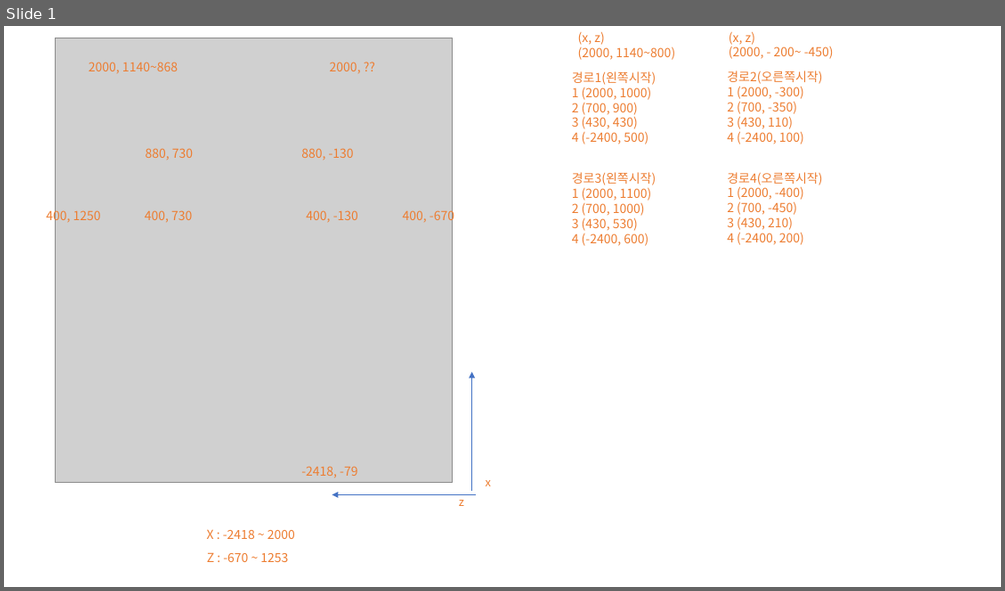
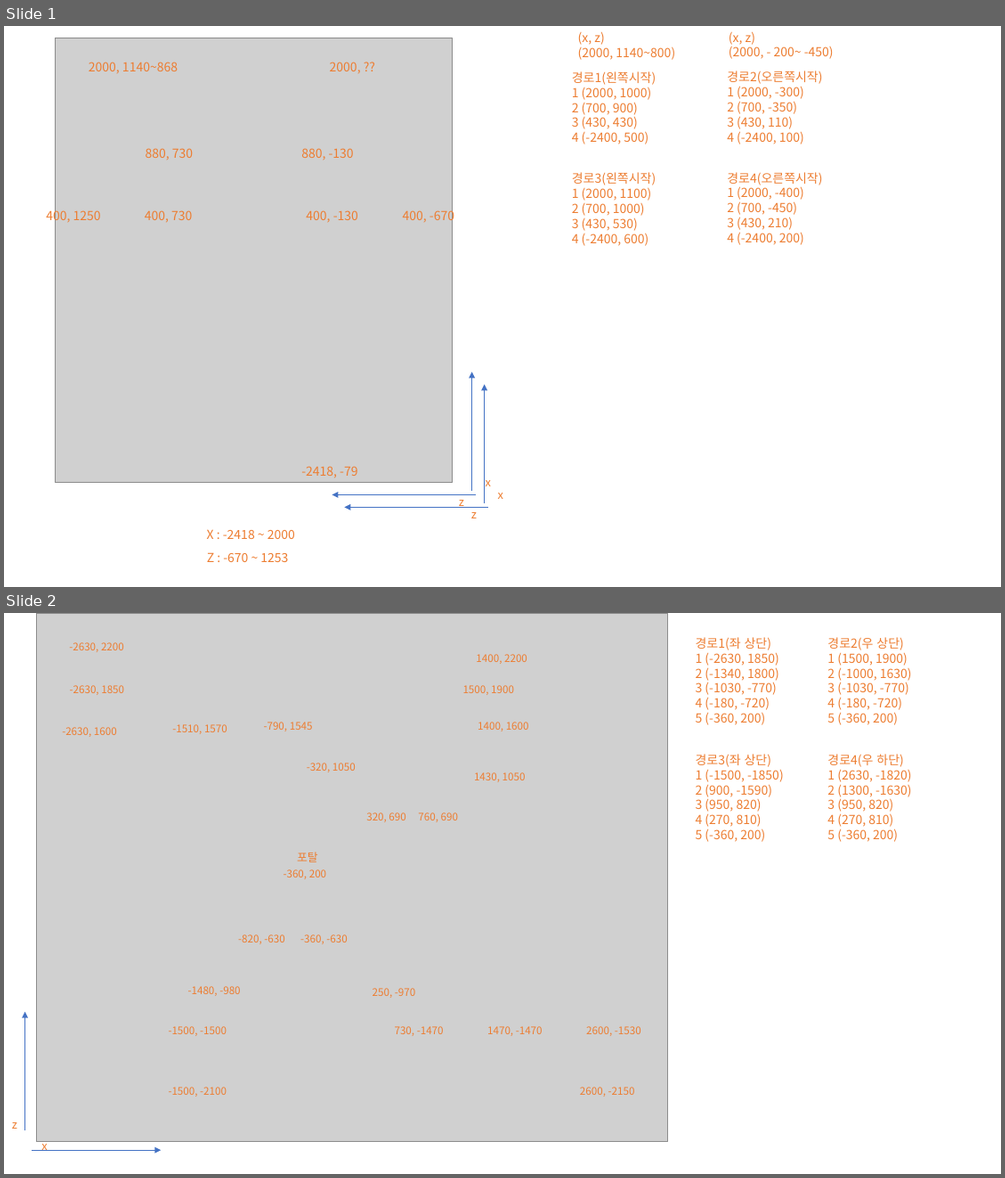
Before and after one commit to jysso3070/JSTMserver, a slide deck: res/스테이지 경로/스테이지1.pptx. Shown one above the other, each under a label of ours: slide 1 before the commit, slides 1 and 2 after it. The pictures are 1005x591 and 1005x1178 pixels, drawn with LibreOffice and Linux fonts; fonts in the diff are those of the drawing; grey boxes stand for pictures. Boxes give left, top, right and bottom in pixels: in the first picture for what was removed or moved away, otherwise in the second. Text is boxed around its words. In the diff, an @@ line names an element or a change of style, - is before the commit and + after.

```diff
--- a/res/스테이지 경로/스테이지1.pptx
+++ b/res/스테이지 경로/스테이지1.pptx
@@ slide 2 added at box(4, 613, 1001, 1174), background #FFFFFF @@
@@ picture added at box(36, 613, 667, 1141) @@
@@ text added at box(696, 637, 779, 725), 12 pt, text #ED7D31 @@
+경로1(좌 상단)
+1 (-2630, 1850)
+2 (-1340, 1800)
+3 (-1030, -770)
+4 (-180, -720)
+5 (-360, 200)
@@ text added at box(827, 637, 912, 725), 12 pt, text #ED7D31 @@
+경로2(우 상단)
+1 (1500, 1900)
+2 (-1000, 1630)
+3 (-1030, -770)
+4 (-180, -720)
+5 (-360, 200)
@@ text added at box(69, 642, 124, 652), 10 pt, text #ED7D31 @@
+-2630, 2200
@@ text added at box(476, 654, 527, 664), 10 pt, text #ED7D31 @@
+1400, 2200
@@ text added at box(70, 685, 124, 695), 10 pt, text #ED7D31 @@
+-2630, 1850
@@ text added at box(463, 685, 514, 695), 10 pt, text #ED7D31 @@
+1500, 1900
@@ text added at box(62, 727, 117, 737), 10 pt, text #ED7D31 @@
+-2630, 1600
@@ text added at box(172, 724, 227, 734), 10 pt, text #ED7D31 @@
+-1510, 1570
@@ text added at box(264, 722, 313, 731), 10 pt, text #ED7D31 @@
+-790, 1545
@@ text added at box(477, 722, 529, 731), 10 pt, text #ED7D31 @@
+1400, 1600
@@ text added at box(307, 763, 356, 772), 10 pt, text #ED7D31 @@
+-320, 1050
@@ text added at box(474, 772, 526, 782), 10 pt, text #ED7D31 @@
+1430, 1050
@@ text added at box(696, 754, 784, 842), 12 pt, text #ED7D31 @@
+경로3(좌 상단)
+1 (-1500, -1850)
+2 (900, -1590)
+3 (950, 820)
+4 (270, 810)
+5 (-360, 200)
@@ text added at box(827, 754, 912, 842), 12 pt, text #ED7D31 @@
+경로4(우 하단)
+1 (2630, -1820)
+2 (1300, -1630)
+3 (950, 820)
+4 (270, 810)
+5 (-360, 200)
@@ text added at box(366, 812, 405, 822), 10 pt, text #ED7D31 @@
+320, 690
@@ text added at box(418, 812, 458, 822), 10 pt, text #ED7D31 @@
+760, 690
@@ text added at box(297, 852, 318, 862), 11 pt, text #ED7D31 @@
+포탈
@@ text added at box(283, 869, 326, 879), 10 pt, text #ED7D31 @@
+-360, 200
@@ text added at box(238, 934, 284, 944), 10 pt, text #ED7D31 @@
+-820, -630
@@ text added at box(300, 934, 347, 944), 10 pt, text #ED7D31 @@
+-360, -630
@@ text added at box(188, 986, 240, 996), 10 pt, text #ED7D31 @@
+-1480, -980
@@ arrow added from (25, 1130) to (25, 1012), #4472C4 0.5 pt @@
@@ text added at box(372, 988, 415, 997), 10 pt, text #ED7D31 @@
+250, -970
@@ text added at box(169, 1026, 226, 1036), 10 pt, text #ED7D31 @@
+-1500, -1500
@@ text added at box(395, 1026, 444, 1036), 10 pt, text #ED7D31 @@
+730, -1470
@@ text added at box(487, 1026, 542, 1036), 10 pt, text #ED7D31 @@
+1470, -1470
@@ text added at box(586, 1026, 641, 1036), 10 pt, text #ED7D31 @@
+2600, -1530
@@ text added at box(169, 1086, 226, 1096), 10 pt, text #ED7D31 @@
+-1500, -2100
@@ text added at box(580, 1086, 635, 1096), 10 pt, text #ED7D31 @@
+2600, -2150
@@ text added at box(12, 1122, 17, 1128), 11 pt, text #ED7D31 @@
+z
@@ text added at box(41, 1141, 47, 1153), 11 pt, text #ED7D31 @@
+x
@@ arrow added from (32, 1150) to (161, 1150), #4472C4 0.5 pt @@
@@ slide 1 changed as well @@
@@ arrow added from (484, 503) to (484, 384), #4472C4 0.5 pt @@
@@ text added at box(498, 492, 503, 499), 11 pt, text #ED7D31 @@
+x
@@ arrow added from (488, 507) to (344, 507), #4472C4 0.5 pt @@
@@ text added at box(471, 507, 477, 518), 11 pt, text #ED7D31 @@
+z
```
Also in this commit, not shown: 4 other files.
